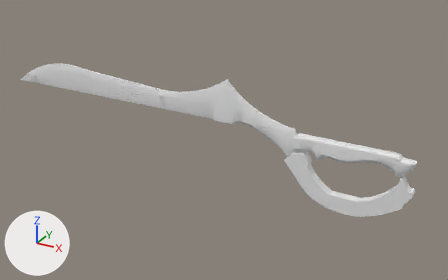
An edit to the Blender file Source/Content/Models/AntimatterCanister.blend, drawn before and after from the same camera.
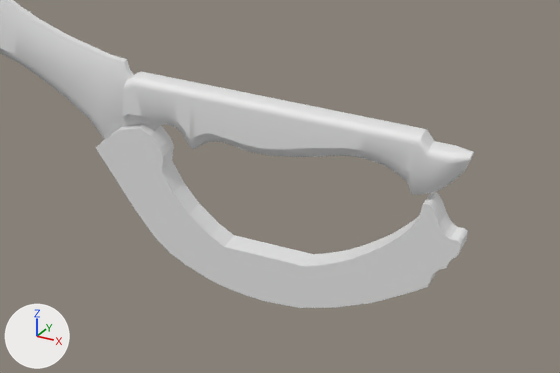
There are two pictures of each version: one whole from a 50 mm lens placed at (0.652, -1.041, 0.503), pointed at (0.067, 0.022, -0.029), one close up on the part from 56% to 100% of the width and 39% to 86% of the height. The axes (+X, +Y, +Z) are drawn at lower left. The lights are the same throughout.
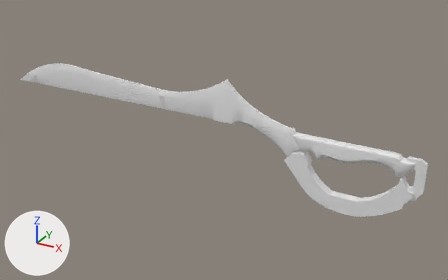
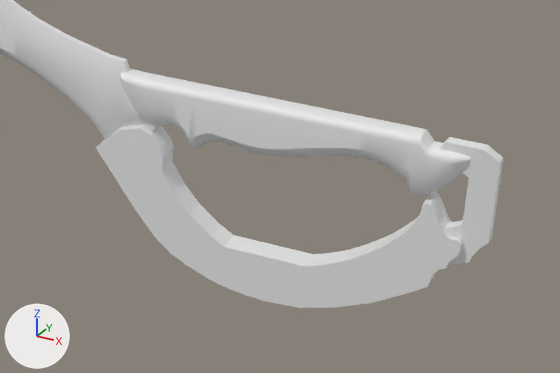
Scene script edits in JSON lines:
```json
{"block": "me_plane_001", "where": "# used by ob_plane_001; location = (0.3585, 0.0, 0.012)"}
{"op": "remove", "block": "me_plane_001", "code": "me_plane_001.from_pydata(...)  # 1020 vertices, 1006 faces; spans x -0.119..0.114, y -0.01..0.01, z -0.028..0.018"}
{"op": "add", "block": "me_plane_001", "code": "me_plane_001.from_pydata(...)  # 1020 vertices, 1006 faces; spans x -0.128..0.114, y -0.01..0.01, z -0.028..0.019"}
{"block": "me_plane_001", "change": "me_plane_001 part 1: 86 of 1020 vertices moved; they spanned x -0.119..-0.095, y -0.01..0.01, z -0.02..0.018 and now span x -0.128..-0.095, y -0.009..0.009, z -0.019..0.019; mean shift (-0.005, 0.0, 0.001); largest move (-0.119, 0.01, -0.011) -> (-0.121, 0.004, -0.002)"}
{"op": "remove", "block": "ob_plane_003", "code": "ob_plane_003.hide_set(True)"}
```

Pixel boxes (x1, y1, x2, y2) of what changed, in the close-ups (560 x 373 px; the box of a moved part takes in the faces that stretch with it):
```json
{"object": "Plane.001", "change": "reshaped", "before": [123, 71, 474, 195], "after": [120, 69, 471, 195]}
{"object": "Plane.003", "change": "shown", "after": [440, 137, 503, 265]}
{"part": 1, "of": "me_plane_001", "change": "moved or reshaped", "before": [123, 71, 163, 125], "after": [120, 69, 163, 125]}
```
